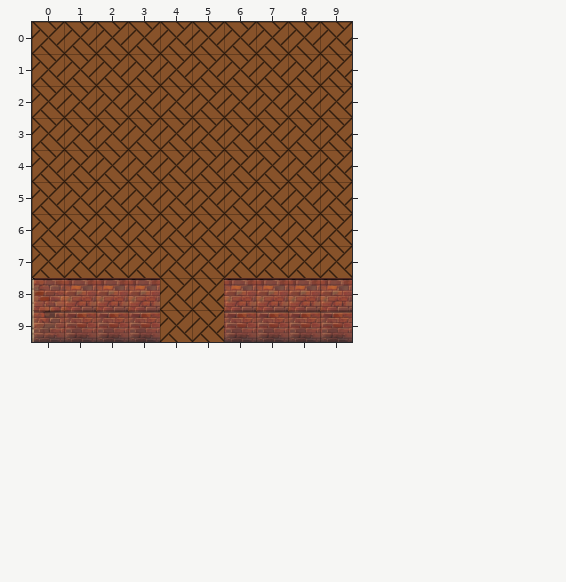
An edit to a level. Tiled map, wwwroot/Maps/RevInd/recepcion.tmx. The picture above was drawn from the file before the commit.
Cells are 32x32 px. Shown: x 0..9, y 0..9.
New version:
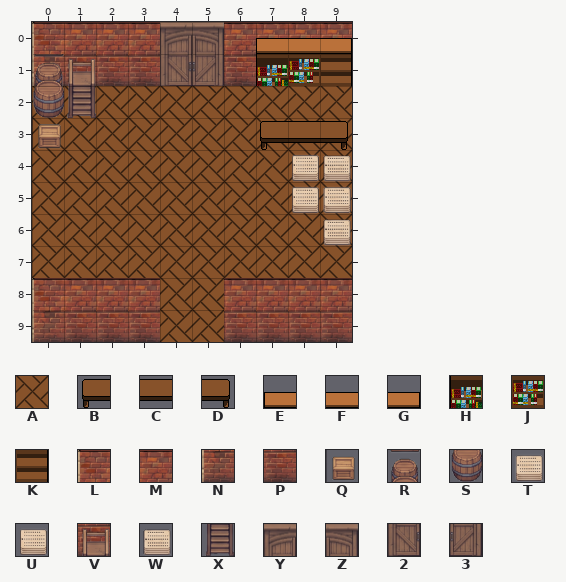
Key: from "Castle_Dungeon_Tilesheet": A 20, B 174, C 175, D 176, E 200, F 201, G 202, H 226, J 227, K 278; from "Paredes": L 138, M 139, N 154, P 155; from "tile-B-10": Q 152, R 165, S 181; from "tile-B-11": T 134, U 135, V 138, W 149, X 154; from "tile-B-13": Y 44, Z 45, 2 60, 3 61.
_ is an empty cell, # one hidden under a higher layer, . an unchanged one.
Tiles of an added or newly shown layer are drawn over the layers below it.
See-through tiles are keyed as they look on the map.
Changes in this commit:
--- layer "Suelo"
@@ x 0..9 @@
- 0 AAAAAAAAAA
- 1 AAAAAAAAAA
+ 0 LMMMYZMMMM
+ 1 NPPP23P###
--- layer "Decoraciones" (added)
@@ x 0..9 @@
- 0 .......___
- 1 __.....___
- 2 __........
- 3 _......___
- 4 ........__
- 5 ........__
- 6 ........._
+ 0 .......EFG
+ 1 RV.....HJK
+ 2 SX........
+ 3 Q......BCD
+ 4 ........UW
+ 5 ........UT
+ 6 .........W
Boxes around the changes in both pictures, in picture pixels (x1, y1, x2, y2):
changed: (32, 22, 352, 246)
